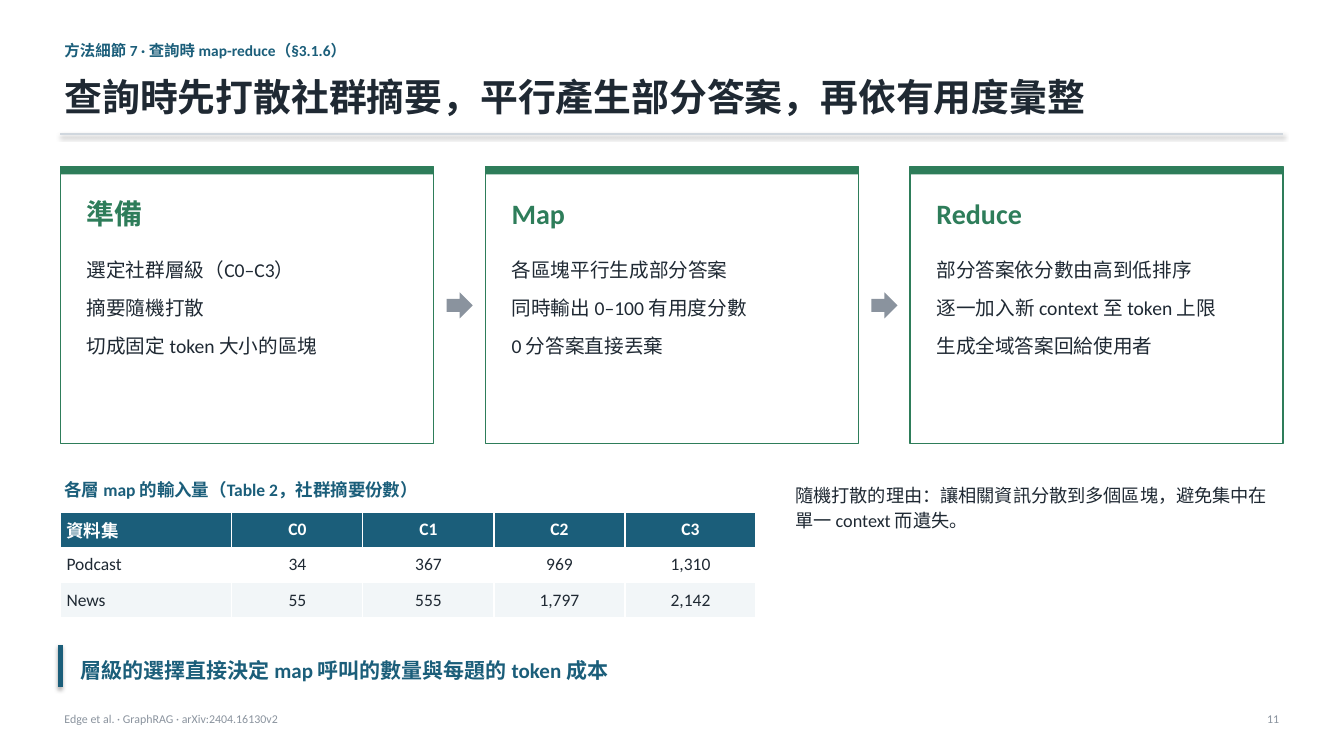
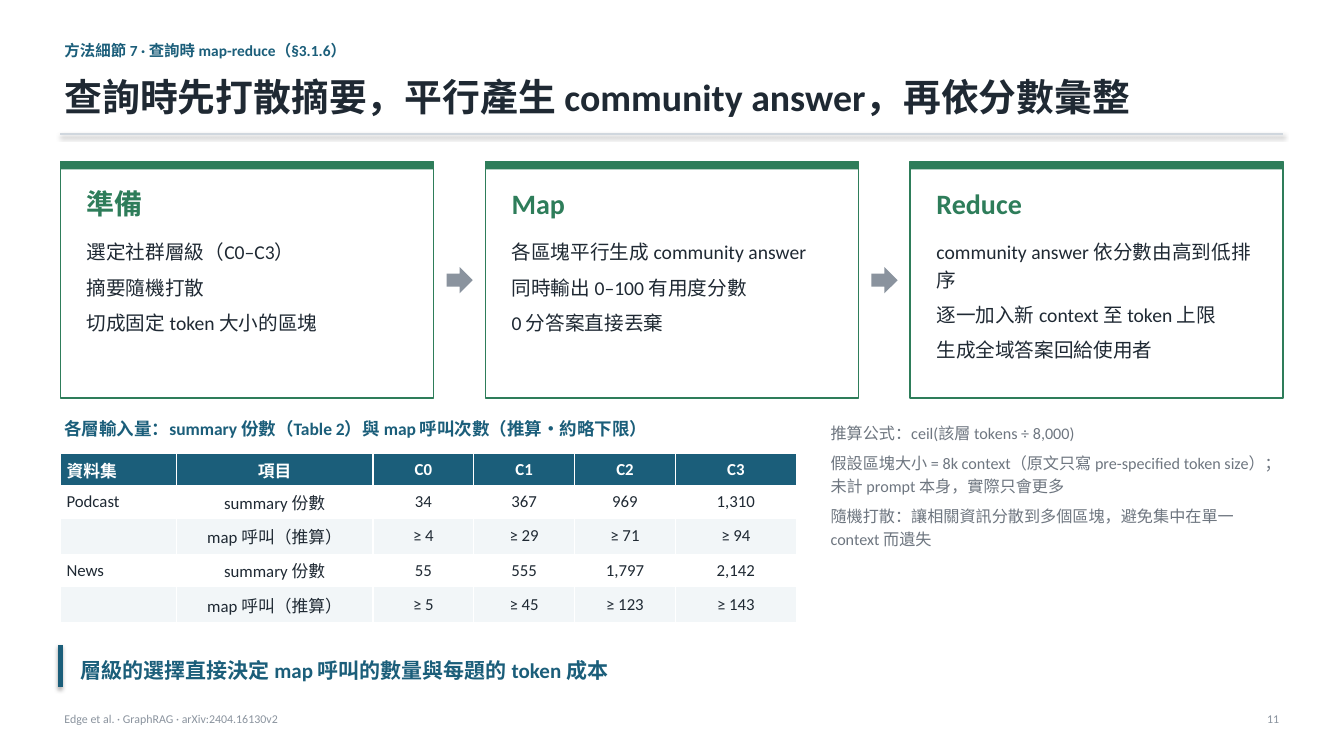
Before and after one commit to Moris-Zhan/CV-RAG-LLM-Papers, a slide deck: slide 11 of RAG/2024_GraphRAG/slides_zh-TW.pptx. Drawn at 1344x756 pixels with LibreOffice and Linux fonts; fonts in the diff are those of the drawing. Boxes give left, top, right and bottom in pixels: in the first picture for what was removed or moved away, otherwise in the second. Text is boxed around its words. In the diff, an @@ line names an element or a change of style, - is before the commit and + after.

```diff
--- a/RAG/2024_GraphRAG/slides_zh-TW.pptx
+++ b/RAG/2024_GraphRAG/slides_zh-TW.pptx
@@ text at [64,78,1130,117]: text changed @@
-查詢時先打散社群摘要，平行產生部分答案，再依有用度彙整
+查詢時先打散摘要，平行產生 community answer，再依分數彙整
@@ rectangle: place and size @@
-rectangle at [60,166,434,444]
+rectangle at [60,161,434,398]
@@ rectangle: place and size @@
-rectangle at [486,166,859,444]
+rectangle at [486,161,859,398]
@@ 3 rectangles: place and size @@
-3 rectangles at [60,166,1284,174]
+3 rectangles at [60,161,1284,169]
@@ rectangle: place and size @@
-rectangle at [910,166,1284,444]
+rectangle at [910,161,1284,398]
@@ 3 texts: place and size @@
-3 texts at [87,200,1021,229]
+3 texts at [87,190,1021,219]
@@ text "選定社群層級（C0–C3）": place and size @@
-text "選定社群層級（C0–C3）" at [87,260,317,355]
+text "選定社群層級（C0–C3）" at [87,242,317,332]
@@ text "選定社群層級（C0–C3）" at [87,242,317,332]: less space between paragraphs @@
@@ text "各區塊平行生成 community answer": place and size @@
-text "各區塊平行生成 community answer" at [512,260,747,355]
+text "各區塊平行生成 community answer" at [512,242,806,332]
@@ text "community answer 依分數由高到低排序": place and size @@
-text "community answer 依分數由高到低排序" at [936,260,1216,355]
+text "community answer 依分數由高到低排序" at [936,242,1251,359]
@@ right arrow: place and size @@
-right arrow at [447,292,473,319]
+right arrow at [447,267,473,293]
@@ text at [512,242,806,262]: text changed @@
-各區塊平行生成部分答案
+各區塊平行生成 community answer
@@ right arrow: place and size @@
-right arrow at [871,292,897,319]
+right arrow at [871,267,897,293]
@@ text at [936,242,1251,289]: text changed @@
-部分答案依分數由高到低排序
+community answer 依分數由高到低排序
@@ text at [512,278,747,332]: less space between paragraphs @@
@@ text at [936,340,1152,359]: less space between paragraphs @@
@@ text at [64,420,647,438]: text changed @@
-各層 map 的輸入量（Table 2，社群摘要份數）
+各層輸入量：summary 份數（Table 2）與 map 呼叫次數（推算・約略下限）
@@ text at [831,425,1280,546]: text changed; size 13 to 11.5 pt; text colour #1F2933 to #6E7680 @@
-隨機打散的理由：讓相關資訊分散到多個區塊，避免集中在單一 context 而遺失。
+推算公式：ceil(該層 tokens ÷ 8,000)
+假設區塊大小 = 8k context（原文只寫 pre-specified token size）；未計 prompt 本身，實際只會更多
+隨機打散：讓相關資訊分散到多個區塊，避免集中在單一 context 而遺失
@@ table at [60,454,797,619] @@
-資料集 | C0 | C1 | C2 | C3
-Podcast | 34 | 367 | 969 | 1,310
-News | 55 | 555 | 1,797 | 2,142
+資料集 | 項目 | C0 | C1 | C2 | C3
+Podcast | summary 份數 | 34 | 367 | 969 | 1,310
+ | map 呼叫（推算） | ≥ 4 | ≥ 29 | ≥ 71 | ≥ 94
+News | summary 份數 | 55 | 555 | 1,797 | 2,142
+ | map 呼叫（推算） | ≥ 5 | ≥ 45 | ≥ 123 | ≥ 143
@@ table: place and size @@
-table at [60,512,756,618]
+table at [60,454,797,619]
```
Also in this commit, not shown: 14 other slides changed, 2 slides added, 14 other files.
